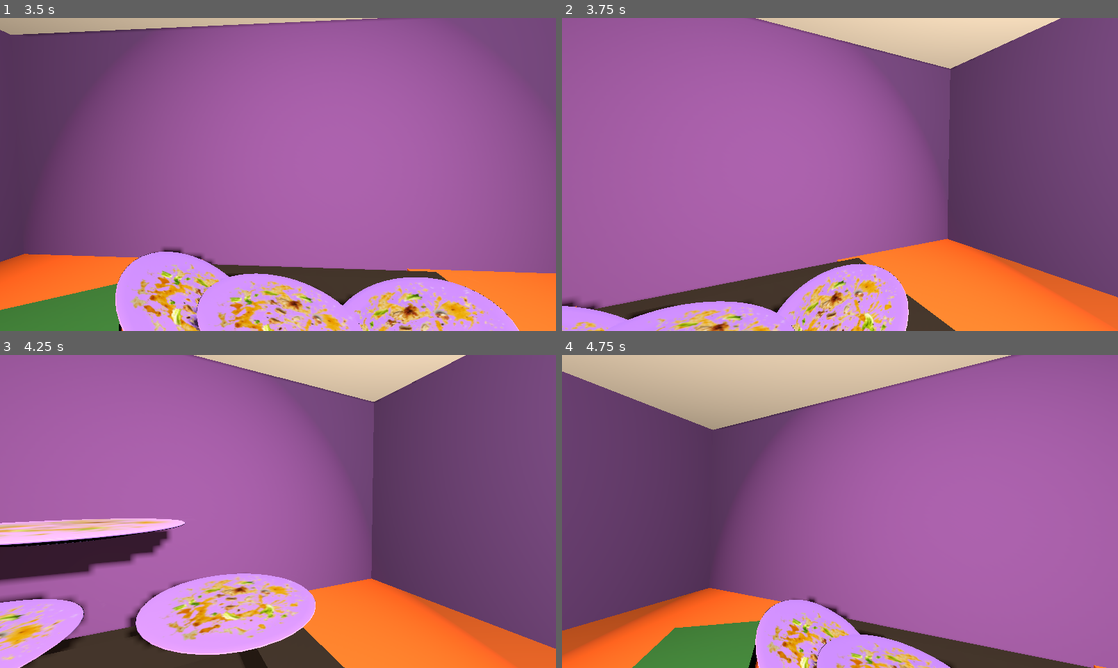
Above: before the commit, frames 1-4 (two rows, left to right).
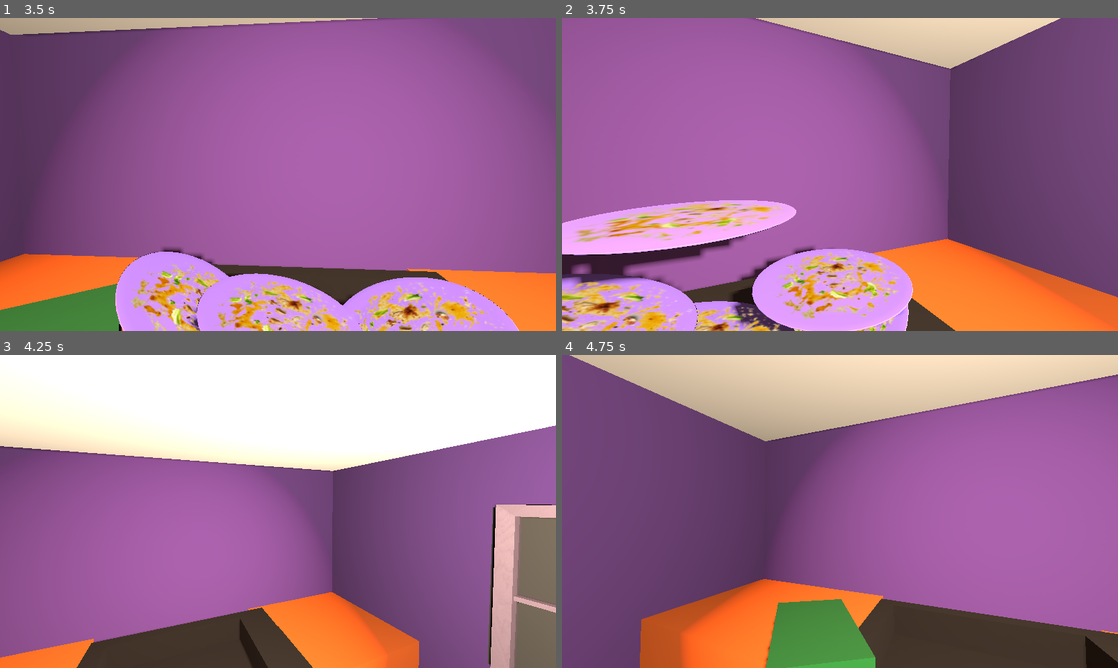
Above: after the commit, the same moments.

Repository: AKM372/STAR-Scholars-Project-2026
Game: Godot game, scene res://world.tscn
Two runs of this game, one before a commit and one after it. Both use one fixed random seed, a clock stepped at 60 frames per second and the inputs below. Sound files missing from this copy of the repository are replaced by a short silence.
Inputs (mouse positions are in pixels of both pictures, inside the frame that each line leads up to):
- Up to frame 1 (3.5 s): tap Enter every 0.75 s from 0.5 to 2.75 s; move the mouse to (305, 174) at 0.52 s; hold Right mouse button (scrub) 0.53-1.28 s; hold Up (forward) from 0.53 s (still down); tap T (testing) at 0.8, 1.35, 2.3 s; move the mouse to (250, 174) at 1.27 s; right-click (250, 174) at 1.55 s; move the mouse to (289, 168) at 2.02 s; press the mouse at (289, 168) at 2.03 s; move the mouse to (272, 180) at 2.77 s; release the mouse at (272, 180) at 2.78 s; right-click (272, 180) at 2.85 s
- Up to frame 2 (3.75 s): keep holding Up (forward); move the mouse to (878, 177) at 3.52 s; hold T (testing) from 3.53 s (still down)
- Up to frame 3 (4.25 s): keep holding Up (forward); keep holding T (testing); tap R (reset) at 4.15 s
- Up to frame 4 (4.75 s): keep holding Up (forward); move the mouse to (795, 508) at 4.27 s; release T (testing) at 4.28 s; right-click (795, 508) at 4.35 s

Frame 1 is identical in both runs. In frame 2, 16% of the frame differs, in the area x 0-64%, y 58-100%; in frame 3, 78%, in the area x 0-100%, y 0-100%; in frame 4, 34%.

Commit message:
Mostly Working Reset Button
I wanted a quick reset button for between playtests or for if something goes terribly wrong at PGM tonight. This reset button mostly puts everything back where it should be, but has flaws such as incorrect player head rotation and sponge rotation at "respawn" (translation change)

Diff:
--- a/plate_script.gd
+++ b/plate_script.gd
@@ -116,7 +116,7 @@
 	var shards := broken_plate_scene.instantiate()
 	get_parent().add_child(shards)
 	shards.global_transform = global_transform
-
+	shards.add_to_group("dish")
 	# carry the plate's motion into the shards so it doesn't look like it teleports still
 	for shard in shards.get_children():
 		if shard is RigidBody3D:
--- a/player.gd
+++ b/player.gd
@@ -126,7 +126,7 @@
 		scrub_held = false
 
 	if event.is_action_pressed('testing'):
-		_blackout_and_drop()
+		world._spawn_new_plates()
 		print('testing')
 
 func _physics_process(delta: float) -> void:
--- a/player.tscn
+++ b/player.tscn
@@ -29,18 +29,6 @@
 
 [node name="player" type="CharacterBody3D" unique_id=1722317622 groups=["player"]]
 script = ExtResource("1_4flbx")
-mouse_sensitivity = null
-speed = null
-throw_force = null
-throw_upward_boost = null
-fling_speed_threshold = null
-fling_max_speed = null
-dirt_removed_per_scrub = null
-glitch_check_interval = null
-glitch_min_radius = null
-glitch_max_radius = null
-glitch_recover_min = null
-glitch_recover_max = null
 
 [node name="CollisionShape3D" type="CollisionShape3D" parent="." unique_id=1618573191]
 transform = Transform3D(1, 0, 0, 0, 1, 0, 0, 0, 1, 0, 1, 0)
--- a/project.godot
+++ b/project.godot
@@ -25,6 +25,10 @@
 window/size/viewport_height=1080
 window/size/mode=3
 window/stretch/mode="viewport"
+
+[global_group]
+
+dish=""
 
 [input]
 
--- a/world.gd
+++ b/world.gd
@@ -14,6 +14,9 @@
 @onready var sfx_dialouge: Node = $SFXDialouge
 @onready var sfx_dialouge_timer: Timer = $SFXDialougeTimer
 var players := []
+
+@onready var player: CharacterBody3D = $player
+@onready var sponge: RigidBody3D = $sponge
 
 func _ready() -> void:
 	#play opening sfx
@@ -82,6 +85,26 @@
 		dishes = get_tree().get_nodes_in_group('dish')
 		for dish in dishes:
 			dish.queue_free()
+
+		player.pickedObject = null
+
+		player.global_position = Vector3(0,0.5,0)
+
+		if player.offhandObject:
+			player.offhandObject.freeze = false
+			player.offhandObject.collision_shape_3d.disabled = false
+			player.offhandObject = null
+
+		sponge.freeze_mode = RigidBody3D.FREEZE_MODE_KINEMATIC
+		sponge.freeze = true
+		sponge.collision_shape_3d.disabled = false
+		sponge.global_position = Vector3(-1.1, 0.5, -2.2)
+
+		await get_tree().create_timer(2.0).timeout
+		instructions.show()
+		WashTheDishes.play()
+		await get_tree().create_timer(3.0).timeout
+		instructions.hide()
 		_spawn_new_plates()
 
 	if event.is_action_pressed("fullscreen"):
